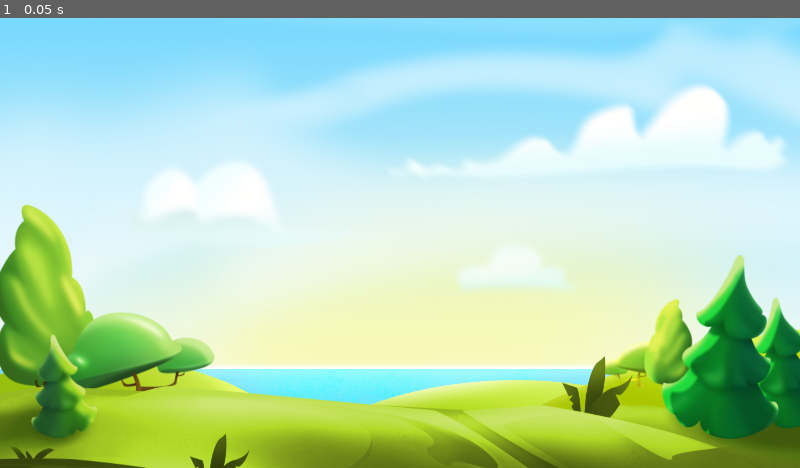
Above: before the commit, frame 1.
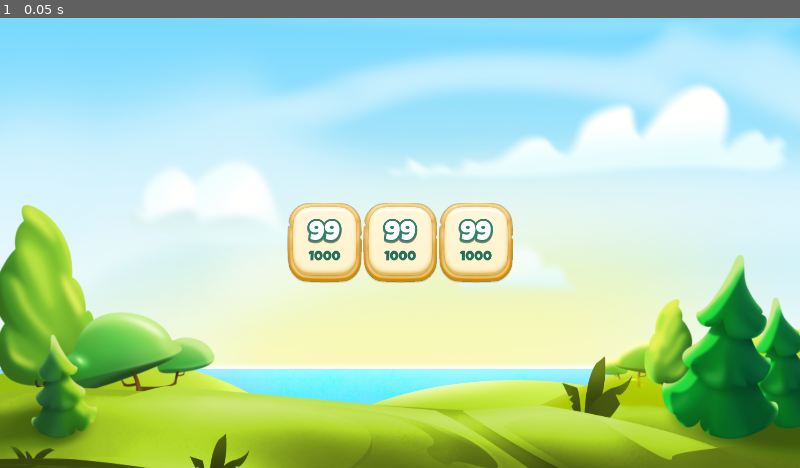
Above: after the commit, the same moment.

Repository: svindom/slingy-team
Game: Godot game, scene res://scenes/main/main.tscn
Same seed, same stepped clock (60 frames per second), same inputs: the game is played once before the commit and once after it.
Inputs:
- Up to frame 1 (0.05 s): no input

The runs differ from the first frame. In frame 1, 3.2% of the frame differs, in the area x 35-65%, y 41-59%.

Commit message:
added buttons to the main screen

Diff:
--- a/Slingy Team/scenes/level_button/level_button.tscn
+++ b/Slingy Team/scenes/level_button/level_button.tscn
@@ -21,7 +21,6 @@
 offset_bottom = 20.0
 grow_horizontal = 2
 grow_vertical = 2
-scale = Vector2(0.45, 0.45)
 pivot_offset = Vector2(107, 115)
 texture_normal = ExtResource("1_cu7o3")
 
--- a/Slingy Team/scenes/main/main.tscn
+++ b/Slingy Team/scenes/main/main.tscn
@@ -1,6 +1,7 @@
-[gd_scene load_steps=2 format=3 uid="uid://cgpew6ivk0pa2"]
+[gd_scene load_steps=3 format=3 uid="uid://cgpew6ivk0pa2"]
 
 [ext_resource type="Texture2D" uid="uid://dy4ntvtjer2g0" path="res://assets/images/background/slingy_team_main_screen_bg.png" id="1_ma1yl"]
+[ext_resource type="PackedScene" uid="uid://dpqxdy4sijqbc" path="res://scenes/level_button/level_button.tscn" id="2_uv1al"]
 
 [node name="Main" type="Control"]
 layout_mode = 3
@@ -9,6 +10,8 @@
 anchor_bottom = 1.0
 grow_horizontal = 2
 grow_vertical = 2
+size_flags_horizontal = 4
+size_flags_vertical = 4
 
 [node name="Background" type="TextureRect" parent="."]
 layout_mode = 1
@@ -19,3 +22,32 @@
 grow_vertical = 2
 texture = ExtResource("1_ma1yl")
 expand_mode = 5
+
+[node name="HBoxContainer" type="HBoxContainer" parent="."]
+layout_mode = 1
+anchors_preset = 8
+anchor_left = 0.5
+anchor_top = 0.5
+anchor_right = 0.5
+anchor_bottom = 0.5
+offset_left = -325.0
+offset_top = -115.0
+offset_right = 325.0
+offset_bottom = 115.0
+grow_horizontal = 2
+grow_vertical = 2
+scale = Vector2(0.5, 0.5)
+pivot_offset = Vector2(325, 115)
+alignment = 1
+
+[node name="LevelButton" parent="HBoxContainer" instance=ExtResource("2_uv1al")]
+layout_mode = 2
+stretch_mode = 0
+
+[node name="LevelButton2" parent="HBoxContainer" instance=ExtResource("2_uv1al")]
+layout_mode = 2
+stretch_mode = 0
+
+[node name="LevelButton3" parent="HBoxContainer" instance=ExtResource("2_uv1al")]
+layout_mode = 2
+stretch_mode = 0
